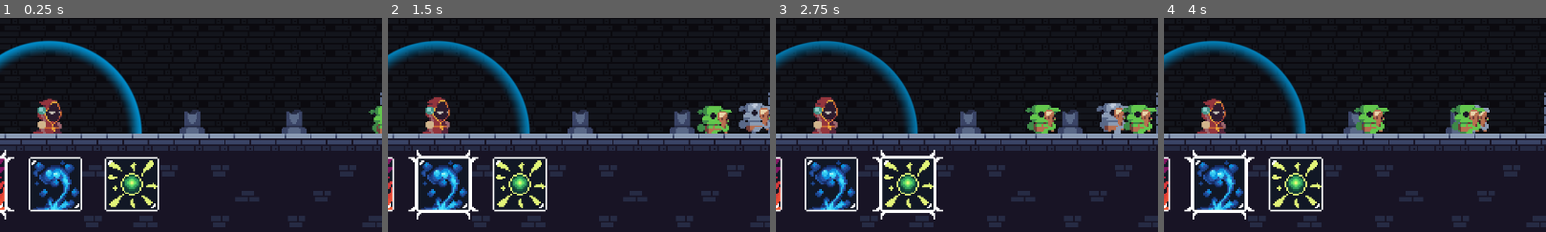
Above: before the commit, frames 1-4 (left to right).
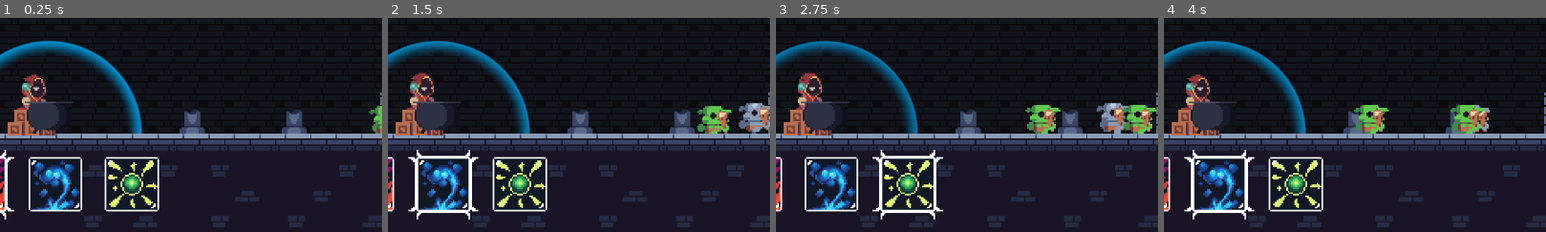
Above: after the commit, the same moments.

Repository: Joao-victor-da-silva/Let_Me_Brew
Game: Godot game, scene res://cenas/jogo.tscn
Same seed, same stepped clock (60 frames per second), same inputs: the game is played once before the commit and once after it.
Inputs (mouse positions are % of the whole screen's width and height, from its top left):
- Up to frame 1 (0.25 s): no input
- Up to frame 2 (1.5 s): click (40, 89) at 0.5 s; click (50, 89) at 1.25 s
- Up to frame 3 (2.75 s): click (60, 89) at 2 s
- Up to frame 4 (4 s): click (40, 89) at 2.75 s; click (50, 89) at 3.5 s
The pictures show only the part of the screen within x 43-93%, y 50-100%; the shares and areas given below are measured in that part.

The runs differ from the first frame. In frame 1, 2.5% of the frame differs, in the area x 2-20%, y 26-55%; in frame 2, 2.5%; in frame 3, 2.5%, in the area x 2-20%, y 25-55%; in frame 4, 2.5%.

Commit message:
Sprite do caldeirão na cena mago

Diff:
--- a/cenas/mago/mago.tscn
+++ b/cenas/mago/mago.tscn
@@ -17,6 +17,8 @@
 [ext_resource type="Script" uid="uid://bup6o3al8kok2" path="res://cenas/mago/gelo.gd" id="8_lcyhj"]
 [ext_resource type="Script" uid="uid://c052h0kp62qop" path="res://cenas/mago/telecinese.gd" id="9_e1l5y"]
 [ext_resource type="Texture2D" uid="uid://b4qvqqkds70qk" path="res://assets/sprites/icone-borda.png" id="12_8ncbm"]
+[ext_resource type="Texture2D" uid="uid://be4q2j2whirev" path="res://assets/sprites/caldeirao.png" id="18_2krsa"]
+[ext_resource type="Texture2D" uid="uid://bv1qams5sj1gs" path="res://assets/tilesets/WoodDecor.png" id="19_4lhe6"]
 
 [sub_resource type="ShaderMaterial" id="ShaderMaterial_2krsa"]
 shader = ExtResource("3_uwptg")
@@ -145,16 +147,19 @@
 texture_filter = 1
 position = Vector2(192, 240)
 texture = ExtResource("3_8ncbm")
+metadata/_edit_lock_ = true
 
 [node name="Borda2" type="Sprite2D" parent="HUD/Bordas"]
 texture_filter = 1
 position = Vector2(240, 240)
 texture = ExtResource("12_8ncbm")
+metadata/_edit_lock_ = true
 
 [node name="Borda3" type="Sprite2D" parent="HUD/Bordas"]
 texture_filter = 1
 position = Vector2(288, 240)
 texture = ExtResource("12_8ncbm")
+metadata/_edit_lock_ = true
 
 [node name="Escudo" type="Sprite2D" parent="."]
 z_index = -1
@@ -167,12 +172,48 @@
 [node name="Sprite" type="AnimatedSprite2D" parent="."]
 texture_filter = 1
 material = SubResource("ShaderMaterial_jvh14")
-position = Vector2(0, -10)
+position = Vector2(-10, -25)
 sprite_frames = SubResource("SpriteFrames_q64jv")
 animation = &"idle"
 autoplay = "idle"
 frame_progress = 0.981142
-metadata/_edit_lock_ = true
+
+[node name="WoodDecor" type="Sprite2D" parent="."]
+texture_filter = 1
+position = Vector2(-10, -7)
+texture = ExtResource("19_4lhe6")
+hframes = 7
+vframes = 2
+frame = 2
+
+[node name="WoodDecor4" type="Sprite2D" parent="."]
+texture_filter = 1
+position = Vector2(0, -7)
+texture = ExtResource("19_4lhe6")
+hframes = 7
+vframes = 2
+frame = 4
+
+[node name="WoodDecor2" type="Sprite2D" parent="."]
+texture_filter = 1
+position = Vector2(-17, -15)
+texture = ExtResource("19_4lhe6")
+hframes = 7
+vframes = 2
+frame = 2
+
+[node name="WoodDecor3" type="Sprite2D" parent="."]
+texture_filter = 1
+position = Vector2(-21, -7)
+texture = ExtResource("19_4lhe6")
+hframes = 7
+vframes = 2
+frame = 2
+
+[node name="Caldeirao" type="Sprite2D" parent="."]
+texture_filter = 1
+position = Vector2(0, -10)
+texture = ExtResource("18_2krsa")
 
 [node name="Spells" type="Node2D" parent="." node_paths=PackedStringArray("hud")]
 script = ExtResource("6_ci51r")
@@ -180,35 +221,40 @@
 metadata/_edit_lock_ = true
 
 [node name="Fogo" type="Node2D" parent="Spells"]
+visible = false
 script = ExtResource("7_247np")
 tempo_cooldown = 1.0
+metadata/_edit_lock_ = true
 
 [node name="TriggerFogo" type="Area2D" parent="Spells/Fogo" groups=["fogo"]]
 collision_layer = 2
 collision_mask = 8
+metadata/_edit_lock_ = true
 
 [node name="CollisionShape2D" type="CollisionShape2D" parent="Spells/Fogo/TriggerFogo"]
 shape = SubResource("CircleShape2D_e1l5y")
 debug_color = Color(1, 0.00289285, 0.0726734, 0.42)
+metadata/_edit_lock_ = true
 
 [node name="Gelo" type="Node2D" parent="Spells"]
 script = ExtResource("8_lcyhj")
+metadata/_edit_lock_ = true
 
 [node name="Telecinese" type="Node2D" parent="Spells"]
 script = ExtResource("9_e1l5y")
 tempo_cooldown = 3.0
+metadata/_edit_lock_ = true
 
 [node name="BarraVida" type="TextureProgressBar" parent="."]
 offset_left = -14.0
-offset_top = -31.0
+offset_top = -46.0
 offset_right = 14.0
-offset_bottom = -27.0
+offset_bottom = -42.0
 value = 100.0
 texture_under = ExtResource("6_jvh14")
 texture_progress = ExtResource("6_jvh14")
 tint_under = Color(0, 0, 0, 1)
 tint_progress = Color(0.580392, 0.207843, 0.239216, 1)
-metadata/_edit_lock_ = true
 
 [connection signal="pressed" from="HUD/Buttons/Fogo" to="Spells" method="_on_fogo_pressed"]
 [connection signal="pressed" from="HUD/Buttons/Gelo" to="Spells" method="_on_gelo_pressed"]
Binary file added: assets/sprites/caldeirao.png
Not shown, added: assets/sprites/caldeirao.png.import
Not shown: 1 places in cenas/mago/mago.tscn that only renumber resources
